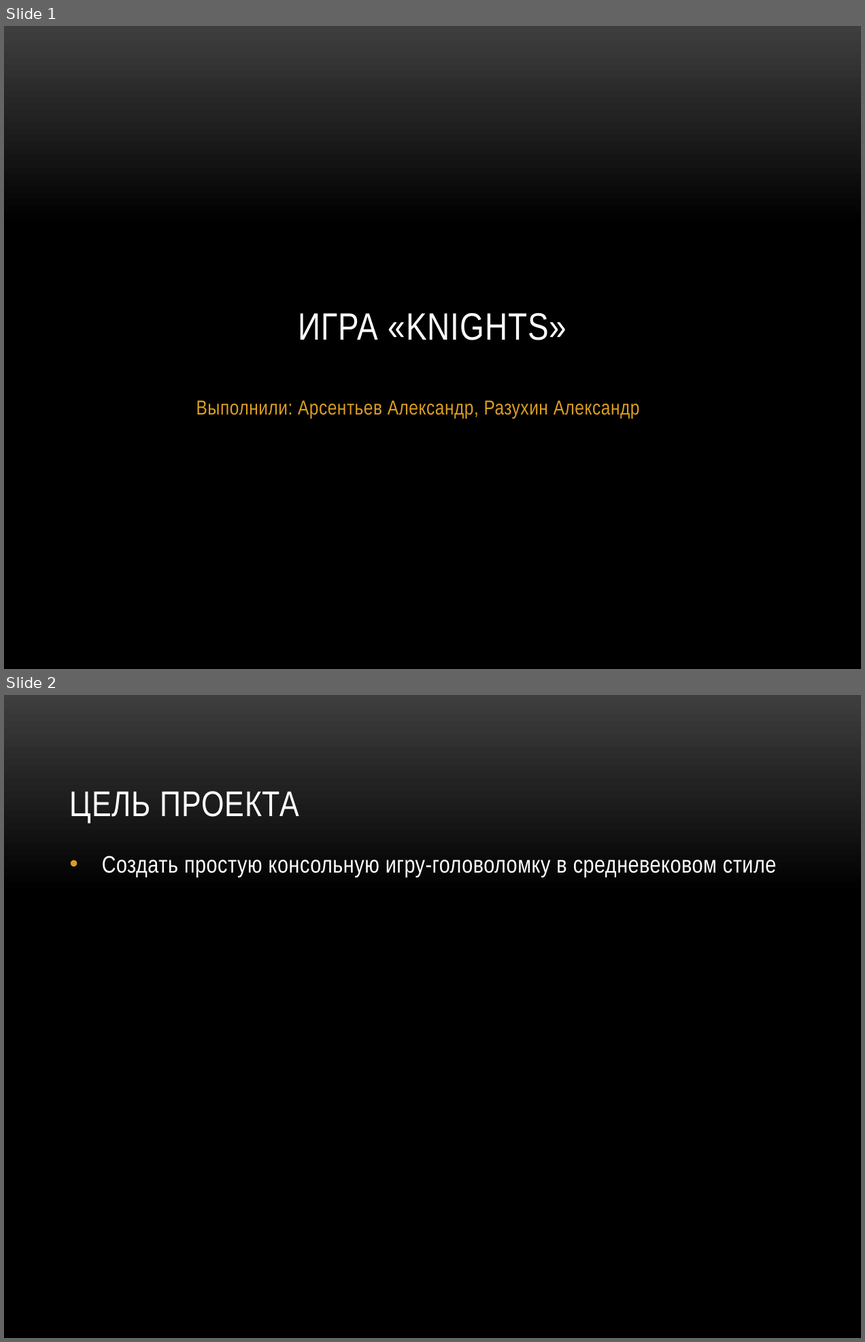
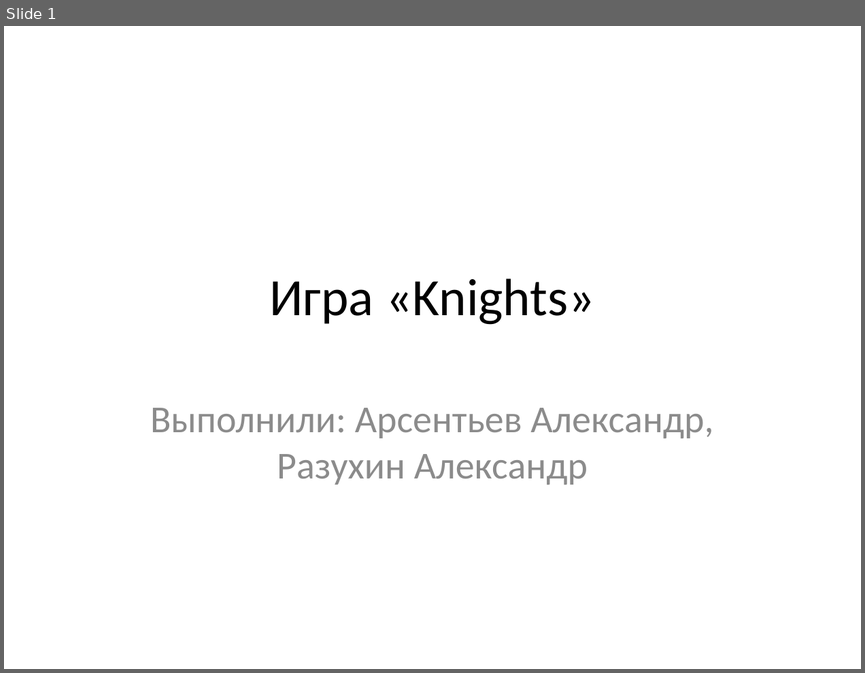
Before and after one commit to Alex-50/Arsentiev-Razukhin, a slide deck: Презентация.pptx. Shown one above the other, each under a label of ours: slides 1 and 2 before the commit, slide 1 after it. The pictures are 865x1342 and 865x673 pixels, drawn with LibreOffice and Linux fonts; fonts in the diff are those of the drawing; background and template pictures are left out. Boxes give left, top, right and bottom in pixels: in the first picture for what was removed or moved away, otherwise in the second. Text is boxed around its words. In the diff, an @@ line names an element or a change of style, - is before the commit and + after.

```diff
--- a/Презентация.pptx
+++ b/Презентация.pptx
@@ slide 2 removed at [4,695,861,1338], background picture (left out) @@
@@ title removed at [70,791,299,823] @@
-ЦЕЛЬ ПРОЕКТА
@@ text removed at [102,855,776,878] @@
-• Создать простую консольную игру-головоломку в средневековом стиле
@@ slide 1 changed as well @@
@@ background gradient #3F3F3F to #000000 to #FFFFFF @@
@@ title "Игра «Knights»" at [270,278,595,325]: vertical alignment bottom to middle @@
@@ title at [270,278,595,325]: text changed; size 32 to 44 pt; font Arial Narrow to Calibri; text colour #FFFFFF to #000000 @@
-ИГРА «KNIGHTS»
+Игра «Knights»
@@ subtitle "Выполнили: Арсентьев Александр, Разухин Александр": place and size @@
-subtitle "Выполнили: Арсентьев Александр, Разухин Александр" at [196,400,640,418]
+subtitle "Выполнили: Арсентьев Александр, Разухин Александр" at [150,407,713,484]
@@ subtitle "Выполнили: Арсентьев Александр, Разухин Александр" at [150,407,713,484]: size 17 to 32 pt, font Arial Narrow to Calibri, text colour #DC9E1F to #8C8C8C, letter spacing 0.3 to 0 pt; less space between paragraphs @@
```
Also in this commit, not shown: 7 other slides changed, 2 other slides removed.
